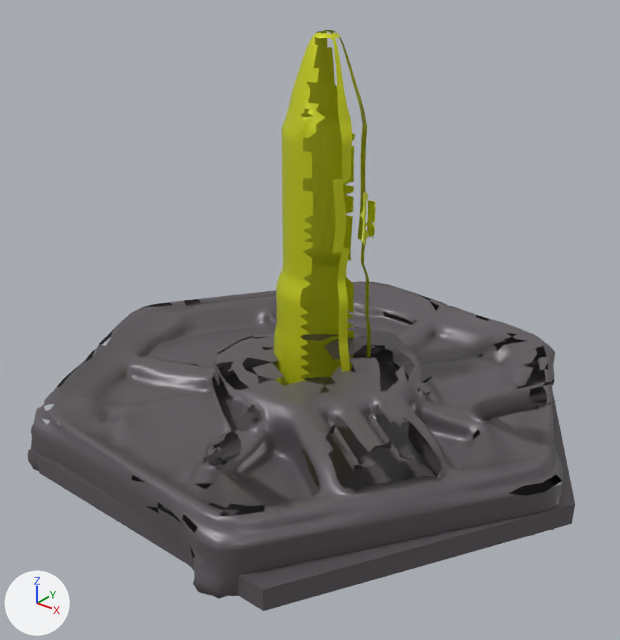
Two versions of the Blender file assets/Missile Silo.blend, one commit apart.
The view is the same before and after, from a 50 mm lens placed at (5.06, -6.43, 5.1), pointed at (0.18, -0.32, 1.31). Arrows for +X, +Y and +Z are at lower left; the lights stay in place. The first picture is the older version.

Objects in the first picture: 'Cover', 'Cylinder.001', 'Missile'.
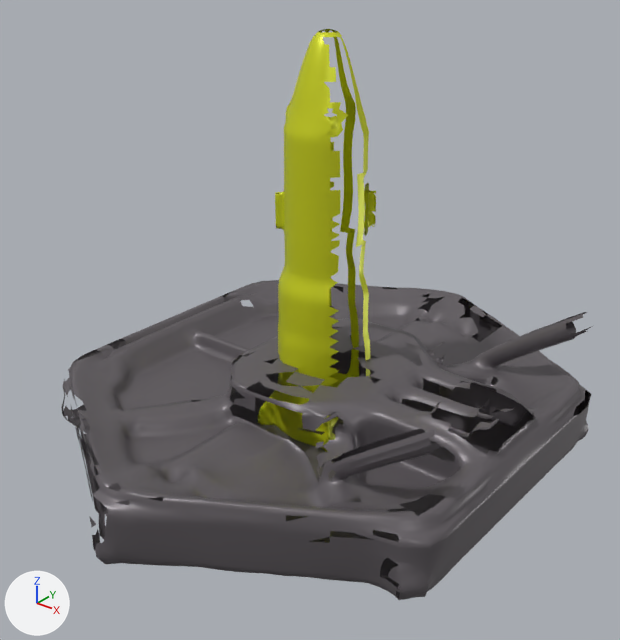
Scene script edits in JSON lines:
```json
{"op": "set", "path": "ob_missile.rotation_euler", "old": "(0.0, 0.0, 0.0)", "new": "(0.0, 0.0, 0.577)", "note": "degrees (0, 0, 0) -> degrees (0, 0, 33)"}
{"op": "set", "path": "ob_cover.rotation_euler", "old": "(0.0, 0.0, -0.596)", "new": "(0.0, 0.0, -0.0187)", "note": "degrees (0, 0, -34) -> degrees (0, 0, -1.1)"}
{"op": "add", "block": "ob_cylinder_001", "code": "ob_cylinder_001.hide_set(True)"}
```

Pixel boxes [x1, y1, x2, y2] of what changed, in the pictures (620 x 640 px):
```json
{"object": "Cover", "change": "turned", "before": [27, 281, 563, 599], "after": [61, 280, 591, 600]}
{"object": "Missile", "change": "turned", "before": [274, 30, 376, 386], "after": [258, 29, 376, 452]}
{"object": "Cylinder.001", "change": "hidden", "before": [36, 312, 575, 611]}
```
